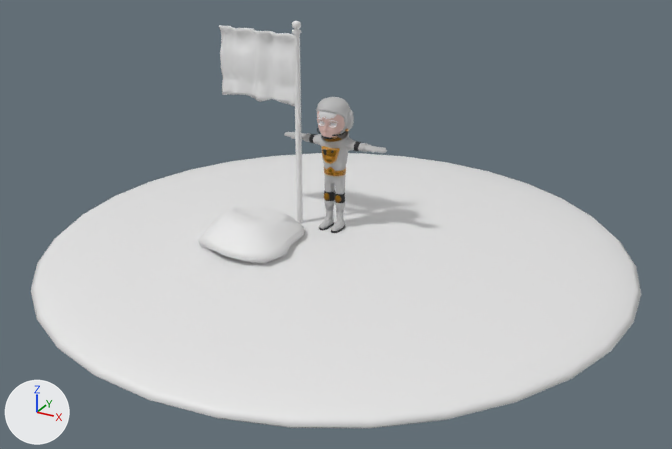
What one commit did to the Blender file Character Course Rig +Model.blend.
The view is the same before and after, from a camera (50 mm lens) standing at (4.96, -8.94, 4.52) and looking at (0.22, -0.33, 0.22). Lighting does not change. The marker at lower left points along +X, +Y and +Z.
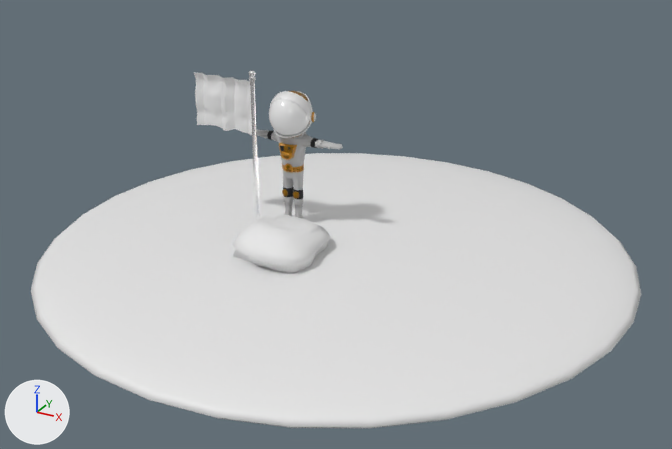
Commit message: setting up the scene

Where the newer file only moved an object's origin or applied its transform, the numbers keep the older frame.

What differs and where, as boxes [x1, y1, x2, y2] in the pictures (672 x 449 px):
'Mira', moved: before [284, 97, 387, 233]; after [257, 130, 343, 219]
'Plane', deleted: before [219, 25, 295, 106]
'Cube', deleted: before [198, 205, 304, 264]
'Rock', added: after [232, 214, 330, 273]
'Flag Pole', added: after [194, 70, 260, 222]
'Helmet', shown: after [269, 91, 316, 138]
'Cylinder', deleted: before [292, 21, 303, 224]
'Inner Pupil Left', moved (not visible afterwards): before [330, 123, 337, 126]
'Inner Pupil Right', moved (not visible afterwards): before [319, 121, 325, 125]

What changed in the scene script:
```text
Add mat_rock:
    mat_rock = principled_material('Rock')
    mat_rock.base_color = (0.8, 0.8, 0.8)  # white #e7e7e7
    mat_rock.roughness = 0.586
    mat_rock.specular_ior_level = 0.245
Add mat_flag:
    mat_flag = principled_material('Flag')
    mat_flag.base_color = (0.8, 0.8, 0.8)  # white #e7e7e7
    mat_flag.roughness = 0.627
    mat_flag.specular_ior_level = 0.523
Add mat_flag_pole:
    mat_flag_pole = principled_material('Flag Pole')
    mat_flag_pole.base_color = (1.0, 1.0, 1.0)  # white #ffffff
    mat_flag_pole.metallic = 1.0
    mat_flag_pole.roughness = 0.227
    mat_flag_pole.specular_ior_level = 0.651
Add me_cube_1:
    me_cube_1.from_pydata(...)  # 98 vertices, 96 faces; spans x -1.245..-0.204, y -1.263..-0.167, z -1.493..-0.991
    me_cube_1.polygons.foreach_set('use_smooth', [True] * 96)
    me_cube_1.materials.append(mat_rock)  # its picture is missing
Add me_cylinder_1:
    me_cylinder_1.from_pydata(...)  # 549 vertices, 497 faces; spans x -1.06..0.05, y -0.05..0.09, z -1.18..1.31
    me_cylinder_1.polygons.foreach_set('use_smooth', [True] * 497)
    # faces by material slot: [320, 177]
    me_cylinder_1.materials.append(mat_flag)  # its picture is missing
    me_cylinder_1.materials.append(mat_flag_pole)  # white #ffffff
Remove ob_plane:
    ob_plane = bpy.data.objects.new('Plane', me_plane_001)
    ob_plane.location = (-1.03, -0.06, 1.87)
    ob_plane.rotation_euler = (1.571, -3.142, 0.0)  # degrees (90, -180, 0)
    ob_plane.scale = (0.454, 0.413, 0.535)
    _m = ob_plane.modifiers.new('Solidify', 'SOLIDIFY')
Remove ob_cylinder:
    ob_cylinder = bpy.data.objects.new('Cylinder', me_cylinder)
    ob_cylinder.location = (-0.42, -0.06, 1.13)
    ob_cylinder.scale = (0.036, 0.036, 1.18)
Remove ob_cube:
    ob_cube = bpy.data.objects.new('Cube', me_cube)
    ob_cube.location = (0.07, -0.06, 1.33)
    ob_cube.scale = (1.0, 1.0, 0.289)
Change ob_mira:
    ob_mira.location: (0.0, 0.0, 0.01) -> (-0.5, -0.13, 0.01)
Change ob_inner_pupil_left:
    ob_inner_pupil_left.location: (0.07, -0.07, 1.34) -> (-0.42, -0.2, 1.34)
Change ob_inner_pupil_right:
    ob_inner_pupil_right.location: (-0.07, -0.07, 1.34) -> (-0.56, -0.2, 1.34)
Change ob_helmet:
    ob_helmet.location: (0.0, 0.06, 1.16) -> (-0.49, -0.07, 1.16)
    remove ob_helmet.hide_set(True)
Add ob_rock:
    ob_rock = bpy.data.objects.new('Rock', me_cube_1)
    ob_rock.location = (0.52, -0.13, 1.33)
Add ob_flag_pole:
    ob_flag_pole = bpy.data.objects.new('Flag Pole', me_cylinder_1)
    ob_flag_pole.location = (-0.88, -0.3, 0.86)
    ob_flag_pole.rotation_euler = (0.0, 0.0, 0.000575)  # degrees (0, 0, 0)
    ob_flag_pole.scale = (0.779, 0.779, 0.779)
```
